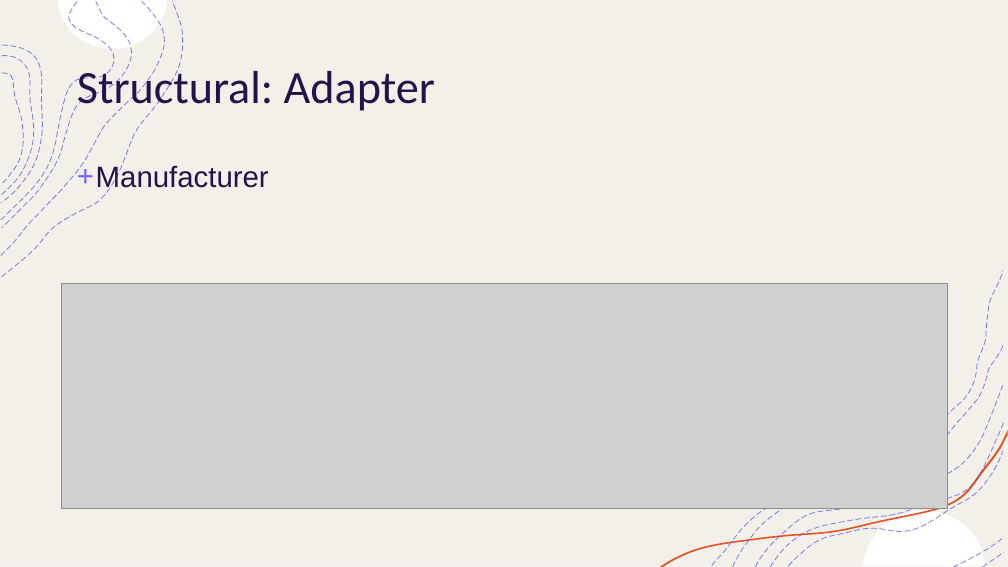
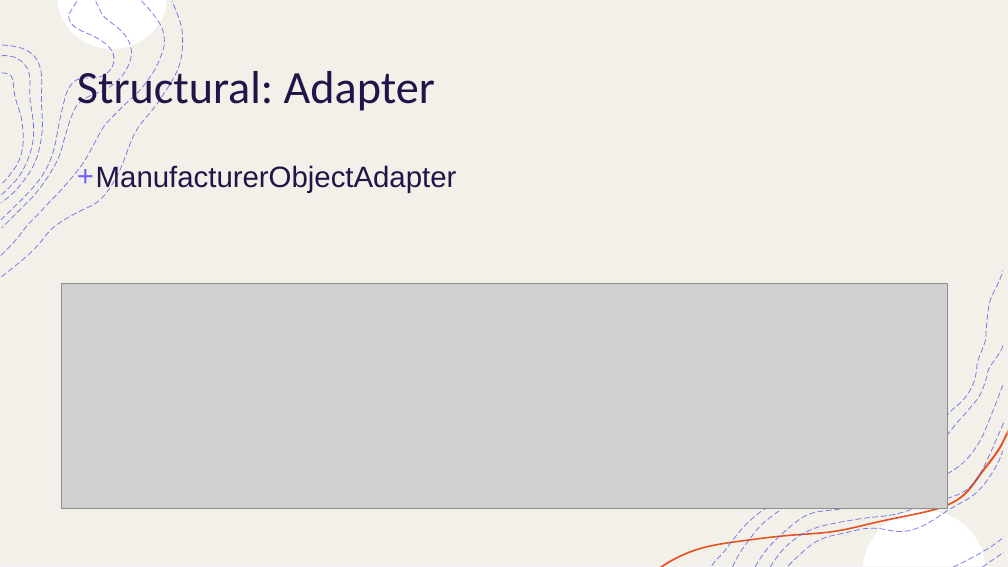
Before and after one commit to rajivranjan7/RideNow, a slide deck: slide 13 of Ridenow_Presentation.pptx. Drawn at 1008x567 pixels with LibreOffice and Linux fonts; fonts in the diff are those of the drawing; grey boxes stand for pictures. Boxes give left, top, right and bottom in pixels: in the first picture for what was removed or moved away, otherwise in the second. Text is boxed around its words. In the diff, an @@ line names an element or a change of style, - is before the commit and + after.

```diff
--- a/Ridenow_Presentation.pptx
+++ b/Ridenow_Presentation.pptx
@@ text at (96, 165, 457, 193): text changed @@
-+ Manufacturer
++ ManufacturerObjectAdapter
```
Also in this commit, not shown: 5 other slides changed, 1 slide added.
